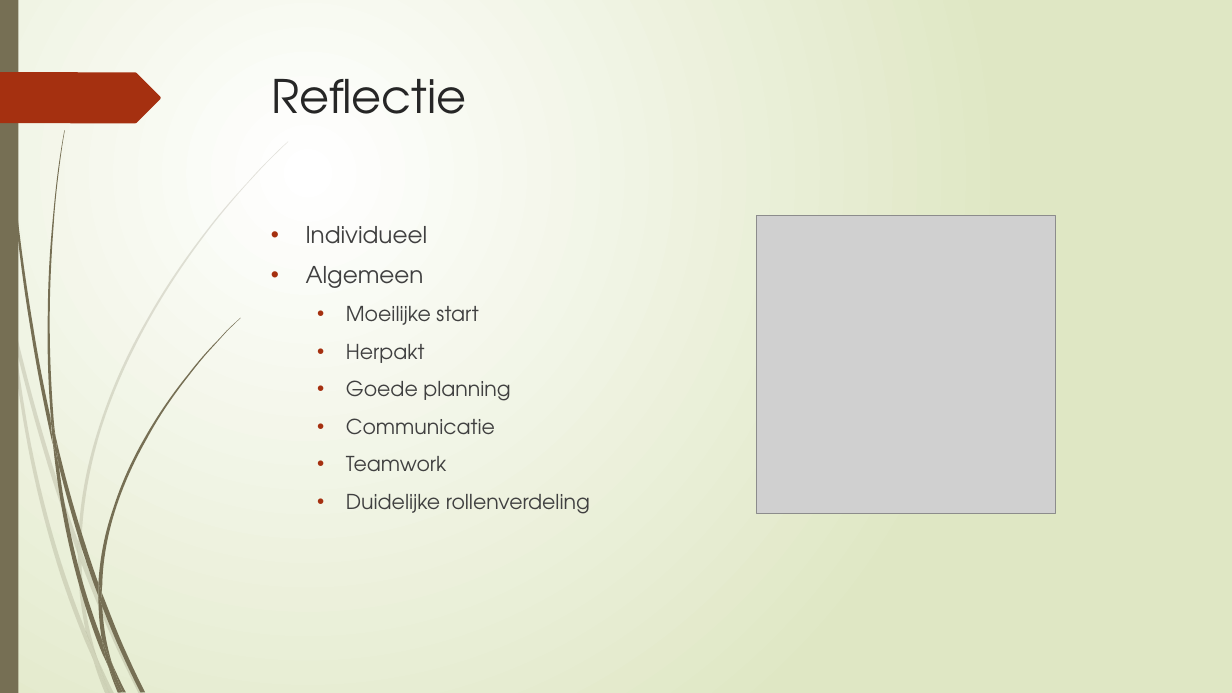
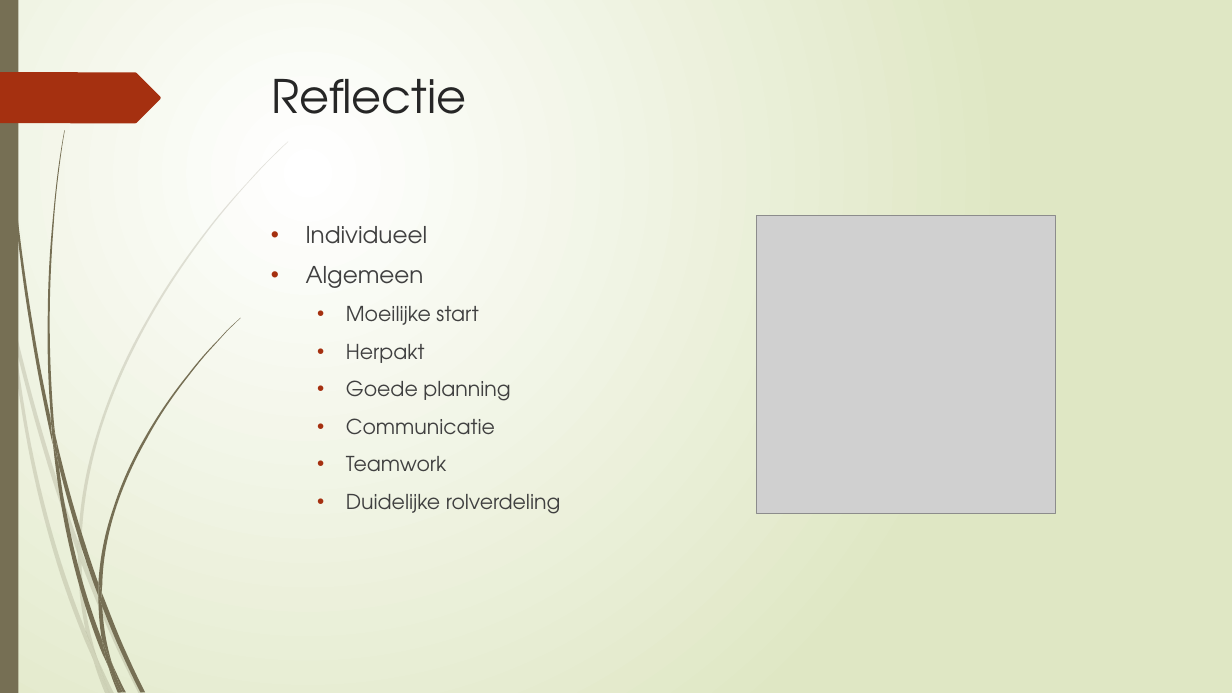
Before and after one commit to pxlit-projects/AppDev05_2016, a slide deck: slide 4 of presentation/Project AppDev.pptx. Drawn at 1232x693 pixels with LibreOffice and Linux fonts; fonts in the diff are those of the drawing; grey boxes stand for pictures. Boxes give left, top, right and bottom in pixels: in the first picture for what was removed or moved away, otherwise in the second. Text is boxed around its words. In the diff, an @@ line names an element or a change of style, - is before the commit and + after.

Commit message:
Change ppw

```diff
--- a/presentation/Project AppDev.pptx
+++ b/presentation/Project AppDev.pptx
@@ text at (x1=346, y1=494, x2=560, y2=514): text changed @@
-  • Duidelijke rollenverdeling
+  • Duidelijke rolverdeling
```
